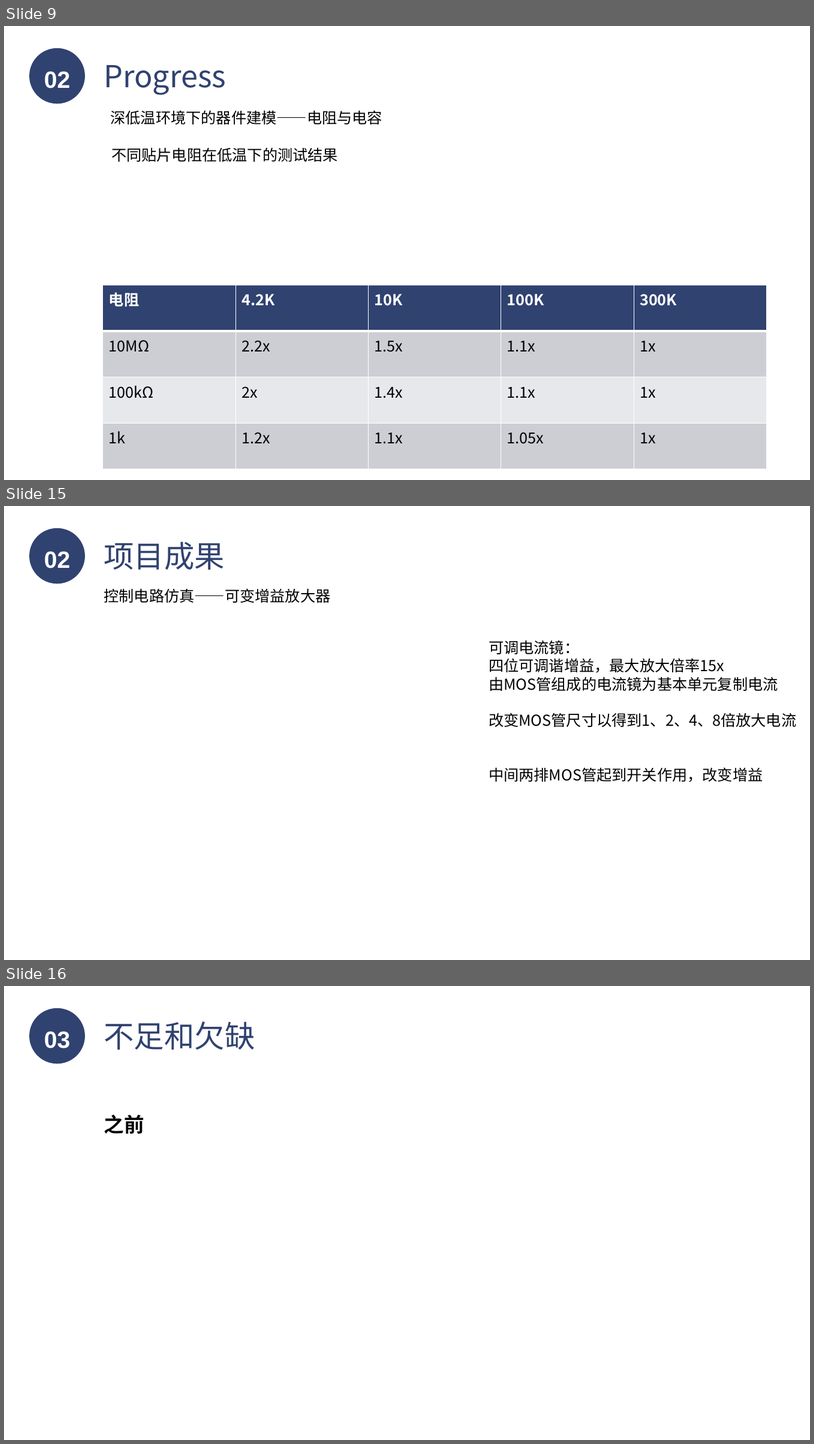
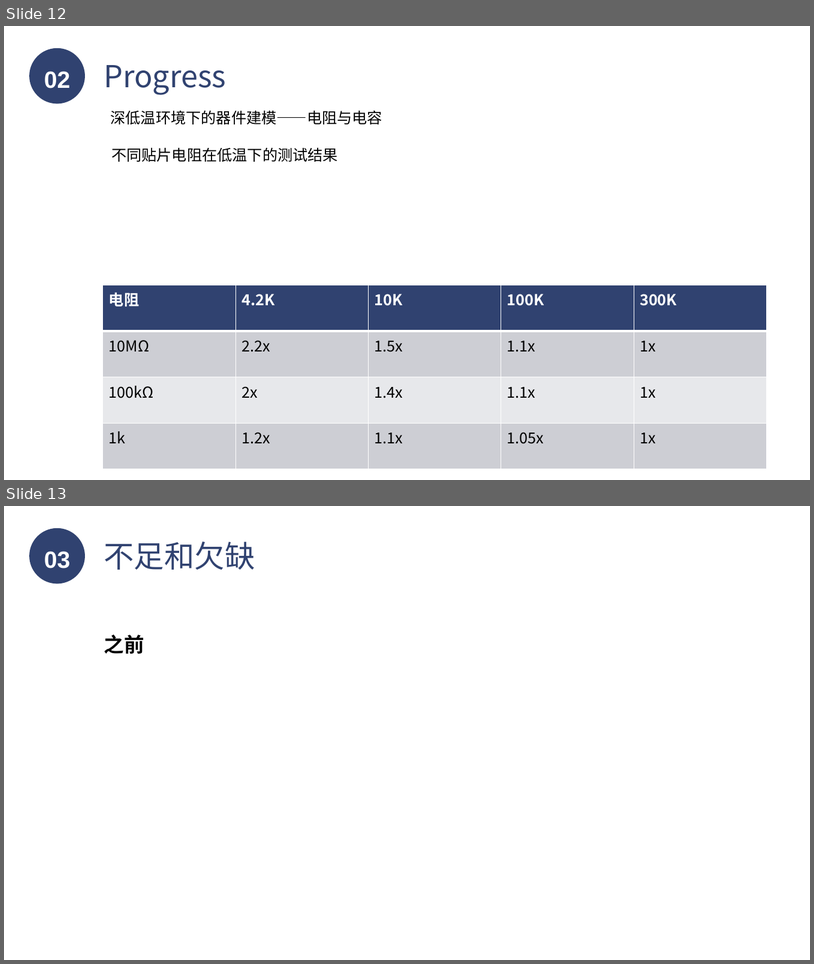
Before and after one commit to LukeLIN-web/distrubuted-ML-system, a slide deck: final report.pptx. Shown one above the other, each under a label of ours: slides 9, 15 and 16 before the commit, slides 12 and 13 after it; the slides between them are not shown. The pictures are 814x1444 and 814x964 pixels, drawn with LibreOffice and Linux fonts; fonts in the diff are those of the drawing. Boxes give left, top, right and bottom in pixels: in the first picture for what was removed or moved away, otherwise in the second. Text is boxed around its words. In the diff, an @@ line names an element or a change of style, - is before the commit and + after.

```diff
--- a/final report.pptx
+++ b/final report.pptx
@@ slide 15 removed at (x1=4, y1=506, x2=810, y2=960), background #FFFFFF @@
@@ ellipse removed at (x1=29, y1=528, x2=85, y2=584) @@
-02
@@ text removed at (x1=104, y1=541, x2=225, y2=570) @@
-项目成果
@@ text removed at (x1=104, y1=588, x2=330, y2=603) @@
-控制电路仿真——可变增益放大器
@@ text removed at (x1=489, y1=640, x2=797, y2=782) @@
-可调电流镜：
-四位可调谐增益，最大放大倍率15x
-由MOS管组成的电流镜为基本单元复制电流
-改变MOS管尺寸以得到1、2、4、8倍放大电流
-中间两排MOS管起到开关作用，改变增益
@@ what was slide 9 is now slide 12 @@
@@ what was slide 16 is now slide 13 @@
```
Also in this commit, not shown: 2 slides changed, 5 slides added, 7 other slides removed, 9 other files.
